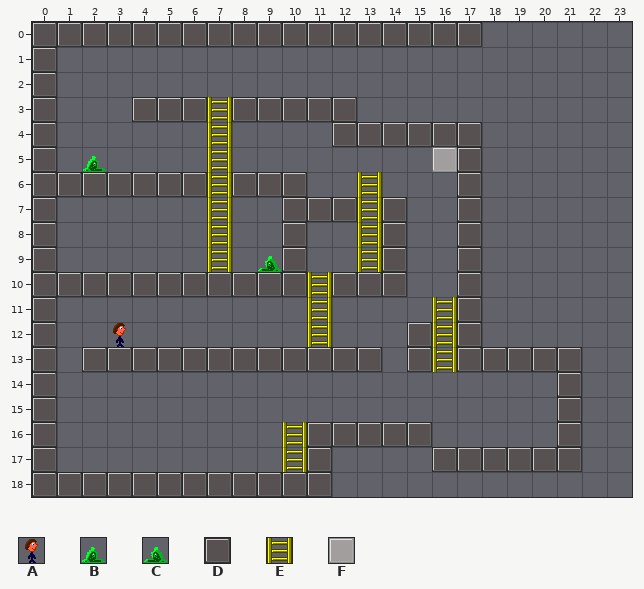
A Tiled map gets an edit: map/map1.tmx. Above: the version before the commit.
Cells are 25x25 px. Shown: x 0..23, y 0..18.
Key: from "entities": A 0 "player", B 8 "monster", C 9 "monster"; from "shplat": D 0 "wall", E 1 "ladder", F 2.
_ is an empty cell.
Layer "blocks" before, first column x 0:
 0 DDDDDDDDDDDDDDDDDD______
 1 D_______________________
 2 D_______________________
 3 D___DDDEDDDDD___________
 4 D______E____DDDDDD______
 5 D______E________FD______
 6 DDDDDDDEDDD__E___D______
 7 D______E__DDDED__D______
 8 D______E__D__ED__D______
 9 D______E__D__ED__D______
10 DDDDDDDDDDDEDDD__D______
11 D__________E____ED______
12 D__________E___DED______
13 D_DDDDDDDDDDDD_DEDDDDD__
14 D____________________D__
15 D____________________D__
16 D_________EDDDDD_____D__
17 D_________ED____DDDDDD__
18 DDDDDDDDDDDD____________
After the commit:
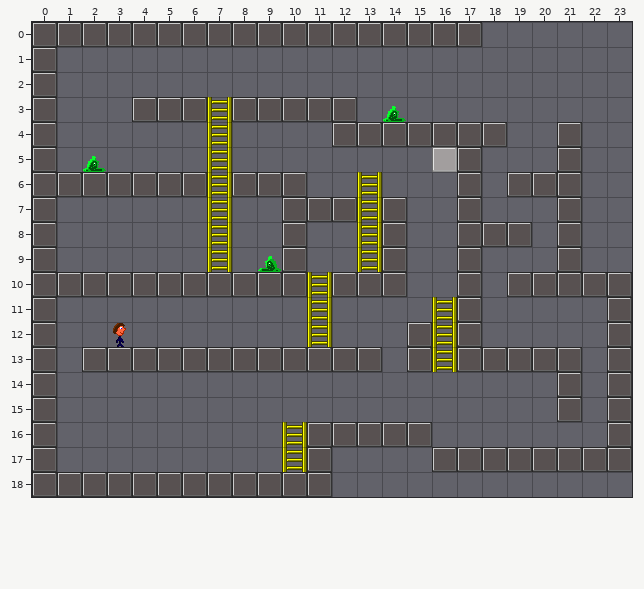
From the commit log: Added monster movement Refactored common entity code
What changed:
Changed rows in their new state; . is an unchanged cell.
Layer "entities":
first column x 14:
 3 B
Layer "blocks":
first column x 18:
 4 D..D..
 5 ...D..
 6 .DDD..
 7 ...D..
 8 DD.D..
 9 ...D..
10 .DDDDD
11 .....D
12 .....D
13 .....D
14 .....D
15 .....D
16 ..._.D
17 ....DD
Boxes around the changes in both pictures, in picture pixels (x1, y1, x2, y2):
added: (383, 106, 406, 122)
changed: (482, 122, 632, 472)
